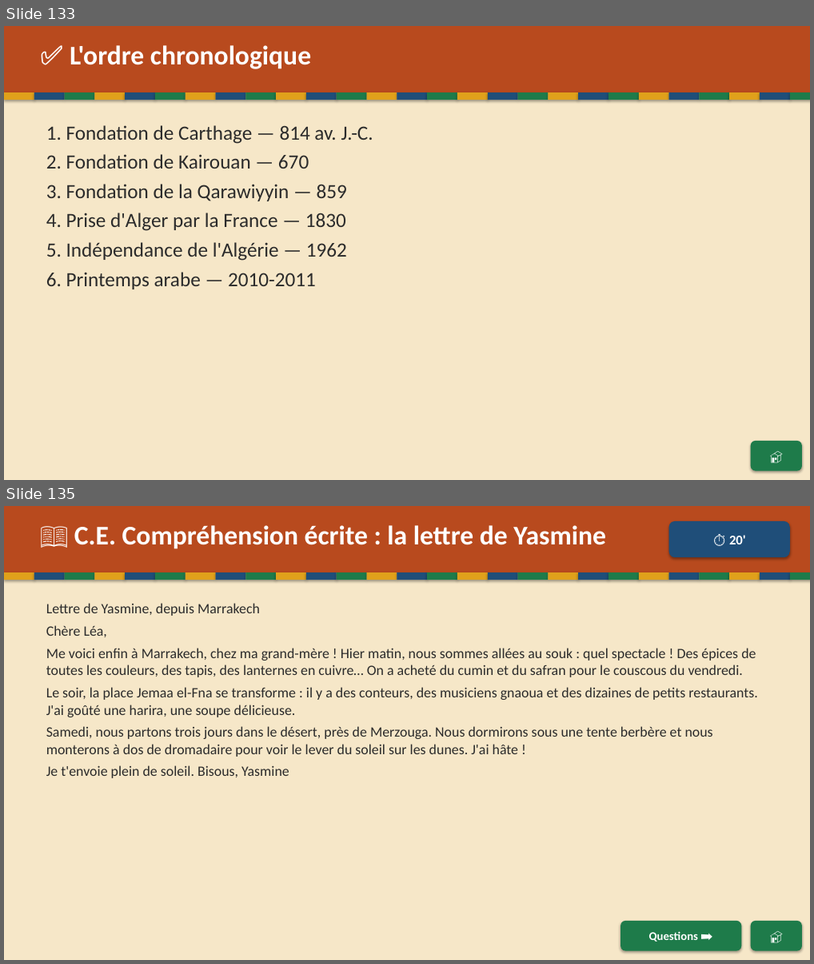
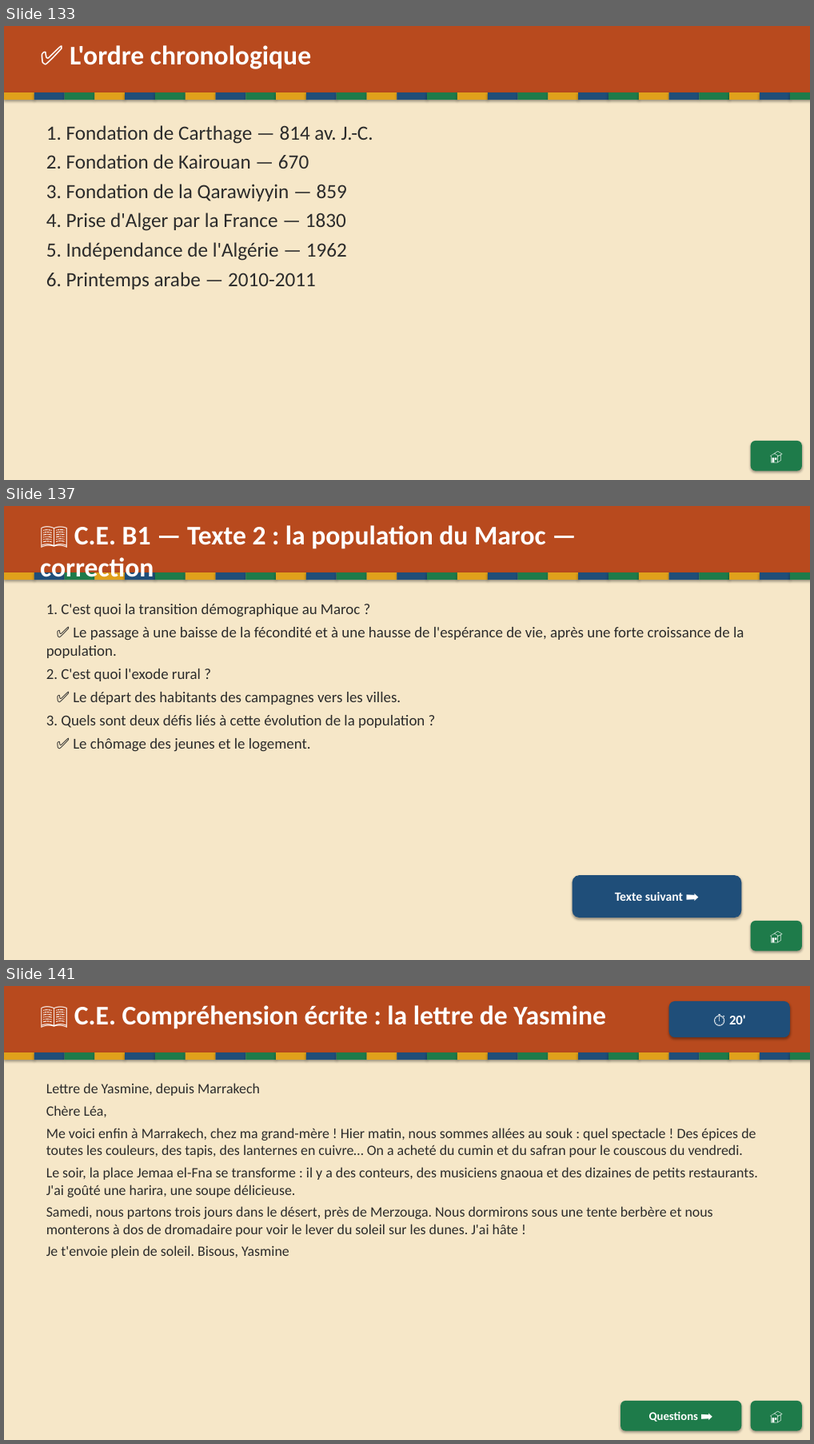
Before and after one commit to Paquereauman/Paquereauman, a slide deck: maghreb/maghreb-interactif.pptx. Shown one above the other, each under a label of ours: slides 133 and 135 before the commit, slides 133, 137 and 141 after it; the slides between them are not shown. The pictures are 814x964 and 814x1444 pixels, drawn with LibreOffice and Linux fonts; fonts in the diff are those of the drawing. Boxes give left, top, right and bottom in pixels: in the first picture for what was removed or moved away, otherwise in the second. Text is boxed around its words. In the diff, an @@ line names an element or a change of style, - is before the commit and + after.

```diff
--- a/maghreb/maghreb-interactif.pptx
+++ b/maghreb/maghreb-interactif.pptx
@@ slide 137 added at [4, 506, 810, 960], background #FFFFFF @@
@@ rectangle added at [4, 506, 810, 960], fill #F6E7C8 @@
@@ rectangle added at [4, 506, 810, 572], fill #B84A1E @@
@@ text added at [40, 525, 546, 584], 32 pt, text #FFFFFF, bold @@
+📖 C.E. B1 — Texte 2 : la population du Maroc — correction
@@ rectangle added at [4, 572, 34, 580], fill #E0A11B @@
@@ rectangle added at [34, 572, 65, 580], fill #1F4E79 @@
@@ rectangle added at [65, 572, 94, 580], fill #1E7B4A @@
@@ rectangle added at [94, 572, 125, 580], fill #E0A11B @@
@@ rectangle added at [125, 572, 155, 580], fill #1F4E79 @@
@@ rectangle added at [155, 572, 186, 580], fill #1E7B4A @@
@@ rectangle added at [186, 572, 216, 580], fill #E0A11B @@
@@ rectangle added at [216, 572, 246, 580], fill #1F4E79 @@
@@ rectangle added at [246, 572, 276, 580], fill #1E7B4A @@
@@ rectangle added at [276, 572, 306, 580], fill #E0A11B @@
@@ rectangle added at [306, 572, 337, 580], fill #1F4E79 @@
@@ rectangle added at [337, 572, 367, 580], fill #1E7B4A @@
@@ rectangle added at [367, 572, 398, 580], fill #E0A11B @@
@@ rectangle added at [398, 572, 427, 580], fill #1F4E79 @@
@@ rectangle added at [427, 572, 458, 580], fill #1E7B4A @@
@@ rectangle added at [458, 572, 488, 580], fill #E0A11B @@
@@ rectangle added at [488, 572, 518, 580], fill #1F4E79 @@
@@ rectangle added at [518, 572, 549, 580], fill #1E7B4A @@
@@ rectangle added at [549, 572, 578, 580], fill #E0A11B @@
@@ rectangle added at [578, 572, 609, 580], fill #1F4E79 @@
@@ rectangle added at [609, 572, 639, 580], fill #1E7B4A @@
@@ rectangle added at [639, 572, 670, 580], fill #E0A11B @@
@@ rectangle added at [670, 572, 700, 580], fill #1F4E79 @@
@@ rectangle added at [700, 572, 730, 580], fill #1E7B4A @@
@@ rectangle added at [730, 572, 760, 580], fill #E0A11B @@
@@ rectangle added at [760, 572, 790, 580], fill #1F4E79 @@
@@ rectangle added at [790, 572, 810, 580], fill #1E7B4A @@
@@ text added at [46, 604, 744, 752], 18 pt, text #2B2B2B @@
+1. C'est quoi la transition démographique au Maroc ?
+✅ Le passage à une baisse de la fécondité et à une hausse de l'espérance de vie, après une forte croissance de la population.
+2. C'est quoi l'exode rural ?
+✅ Le départ des habitants des campagnes vers les villes.
+3. Quels sont deux défis liés à cette évolution de la population ?
+✅ Le chômage des jeunes et le logement.
@@ rounded rectangle added at [573, 875, 742, 917], fill #1F4E79, 15 pt, text #FFFFFF, bold @@
+Texte suivant ➡️
@@ rounded rectangle added at [751, 920, 802, 951], fill #1E7B4A, 16 pt, text #FFFFFF, bold @@
+🏠
@@ what was slide 135 is now slide 141 @@
```
Also in this commit, not shown: 1 slide changed, 5 other slides added, 1 other file.
